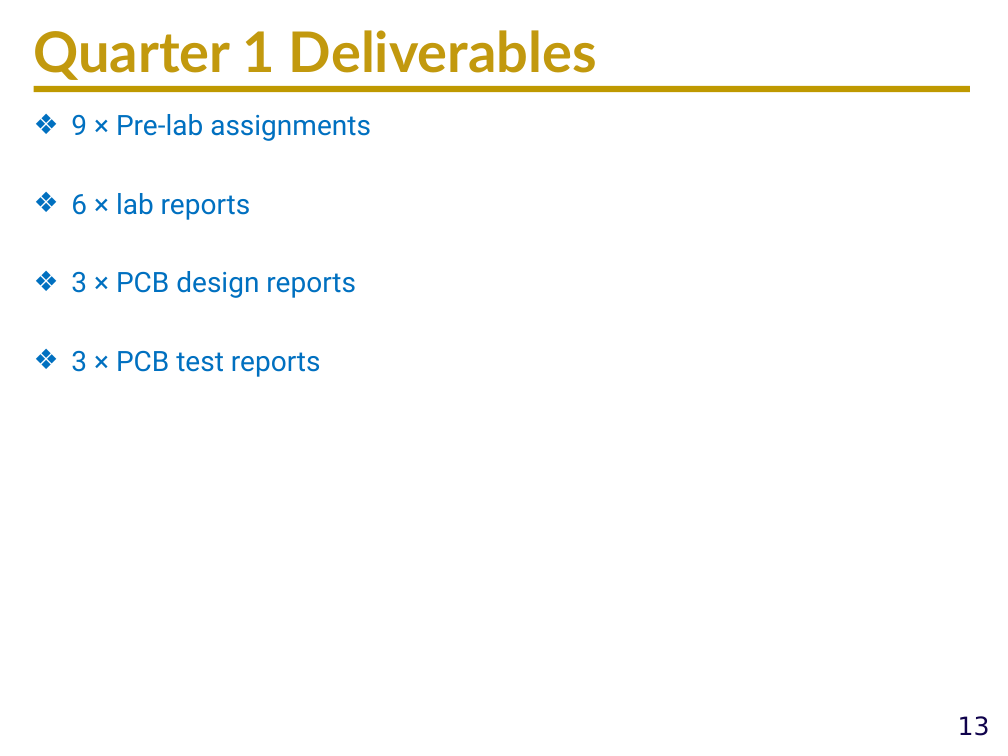
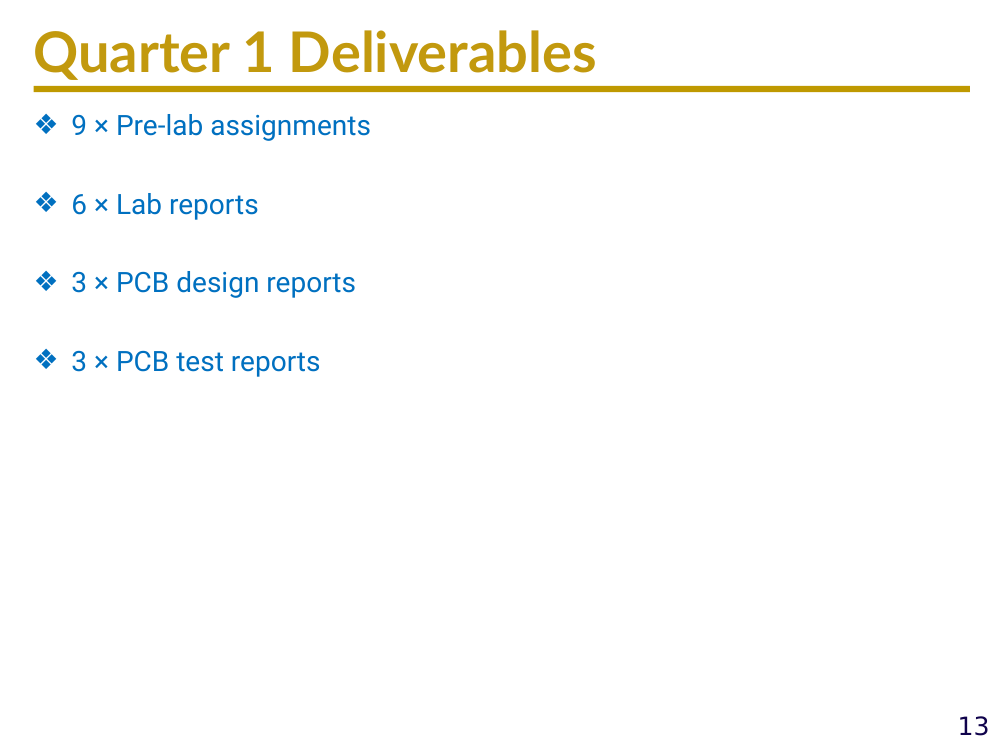
Before and after one commit to ucdart/UCD-EEC134, a slide deck: slide 13 of lectures/lec0/Lec0-CourseMechanisms.pptx. Drawn at 1008x756 pixels with LibreOffice and Linux fonts; fonts in the diff are those of the drawing; background and template pictures are left out. Boxes give left, top, right and bottom in pixels: in the first picture for what was removed or moved away, otherwise in the second. Text is boxed around its words. In the diff, an @@ line names an element or a change of style, - is before the commit and + after.

```diff
--- a/lectures/lec0/Lec0-CourseMechanisms.pptx
+++ b/lectures/lec0/Lec0-CourseMechanisms.pptx
@@ text at (71, 193, 259, 220): text changed @@
-❖ 6 × lab reports
+❖ 6 × Lab reports
```
Also in this commit, not shown: 1 other slide changed, 24 other files.
